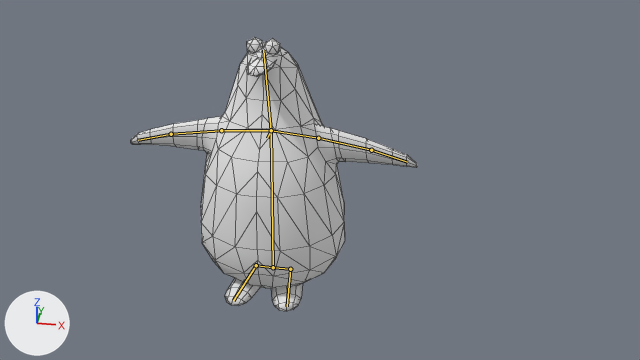
A saved change to the Blender file Resources/example model/penguin.blend.
Before and after are seen from the file's camera 'Camera'. The lights are fixed; the arrows at lower left show +X, +Y and +Z. Both versions are drawn at frame 1 of the action 'ArmatureAction'; the numbers are the values there. The bones that bend it are drawn over the model as lines. Mesh edges are drawn as thin lines.
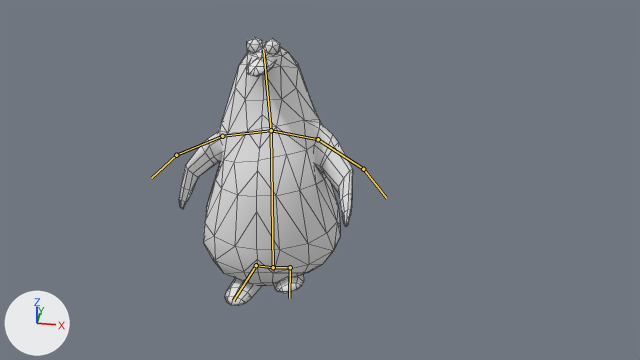
Boxes (x1, y1, x2, y2) around the edits, measured in the pictures (640 x 360 px):
'Cube.001', posed (39% narrower)
    before: (131, 37, 417, 311)
    after: (179, 37, 353, 306)
bone 'Bone_L', root to tip
    before: (271, 130) to (318, 138)
    after: (271, 130) to (318, 139)
bone 'Bone_L.001', root to tip
    before: (318, 138) to (371, 150)
    after: (318, 139) to (363, 169)
bone 'Bone_L.004', root to tip
    before: (371, 150) to (407, 162)
    after: (363, 169) to (386, 198)
bone 'Bone_R', root to tip
    before: (271, 130) to (221, 130)
    after: (271, 130) to (222, 136)
bone 'Bone_R.001', root to tip
    before: (221, 130) to (171, 134)
    after: (222, 136) to (176, 155)
bone 'Bone_R.004', root to tip
    before: (171, 134) to (138, 140)
    after: (176, 155) to (151, 178)
bone 'Bone_L.002', root to tip
    before: (273, 267) to (290, 269)
    after: (273, 267) to (290, 267)
bone 'Bone_L.003', root to tip
    before: (290, 269) to (287, 306)
    after: (290, 267) to (289, 298)

Edits to the bpy script that builds the scene:
```text
Change bone_bone_l:
    where bone_bone_l = bpy.data.objects['Armature'].pose.bones['Bone_L']  # child of 'Bone'
    bone_bone_l.rotation_quaternion: (1.0, 0.0, 0.0, 0.0) -> (0.994, -0.014, -0.107, -0.005)  # degrees (0, 0, 0) -> degrees (-2, -12, 0)
Change bone_bone_l_001:
    where bone_bone_l_001 = bpy.data.objects['Armature'].pose.bones['Bone_L.001']  # child of 'Bone_L'
    bone_bone_l_001.rotation_quaternion: (1.0, 0.0, 0.0, 0.0) -> (0.989, -0.094, 0.016, -0.117)  # degrees (0, 0, 0) -> degrees (-11, 1, -14)
Change bone_bone_l_004:
    where bone_bone_l_004 = bpy.data.objects['Armature'].pose.bones['Bone_L.004']  # child of 'Bone_L.001'
    bone_bone_l_004.rotation_quaternion: (1.0, 0.0, 0.0, 0.0) -> (0.988, -0.054, 0.077, -0.12)  # degrees (0, 0, 0) -> degrees (-7, 8, -14)
Change bone_bone_r:
    where bone_bone_r = bpy.data.objects['Armature'].pose.bones['Bone_R']  # child of 'Bone'
    bone_bone_r.rotation_quaternion: (1.0, 0.0, 0.0, 0.0) -> (0.994, -0.07, -0.084, -0.002)  # degrees (0, 0, 0) -> degrees (-8, -10, 0)
Change bone_bone_r_001:
    where bone_bone_r_001 = bpy.data.objects['Armature'].pose.bones['Bone_R.001']  # child of 'Bone_R'
    bone_bone_r_001.rotation_quaternion: (1.0, 0.0, 0.0, 0.0) -> (0.992, -0.036, -0.032, 0.116)  # degrees (0, 0, 0) -> degrees (-5, -3, 13)
Change bone_bone_r_004:
    where bone_bone_r_004 = bpy.data.objects['Armature'].pose.bones['Bone_R.004']  # child of 'Bone_R.001'
    bone_bone_r_004.rotation_quaternion: (1.0, 0.0, 0.0, 0.0) -> (0.991, -0.078, -0.055, 0.094)  # degrees (0, 0, 0) -> degrees (-10, -5, 11)
Change bone_bone_l_002:
    where bone_bone_l_002 = bpy.data.objects['Armature'].pose.bones['Bone_L.002']
    bone_bone_l_002.rotation_quaternion: (1.0, 0.0, 0.0, 0.0) -> (0.998, 0.058, 0.0, 0.0)  # degrees (0, 0, 0) -> degrees (7, 0, 0)
Change bone_bone_l_003:
    where bone_bone_l_003 = bpy.data.objects['Armature'].pose.bones['Bone_L.003']  # child of 'Bone_L.002'
    bone_bone_l_003.rotation_quaternion: (1.0, 0.0, 0.0, 0.0) -> (0.998, 0.06, -0.007, 0.03)  # degrees (0, 0, 0) -> degrees (7, -1, 3)
```
